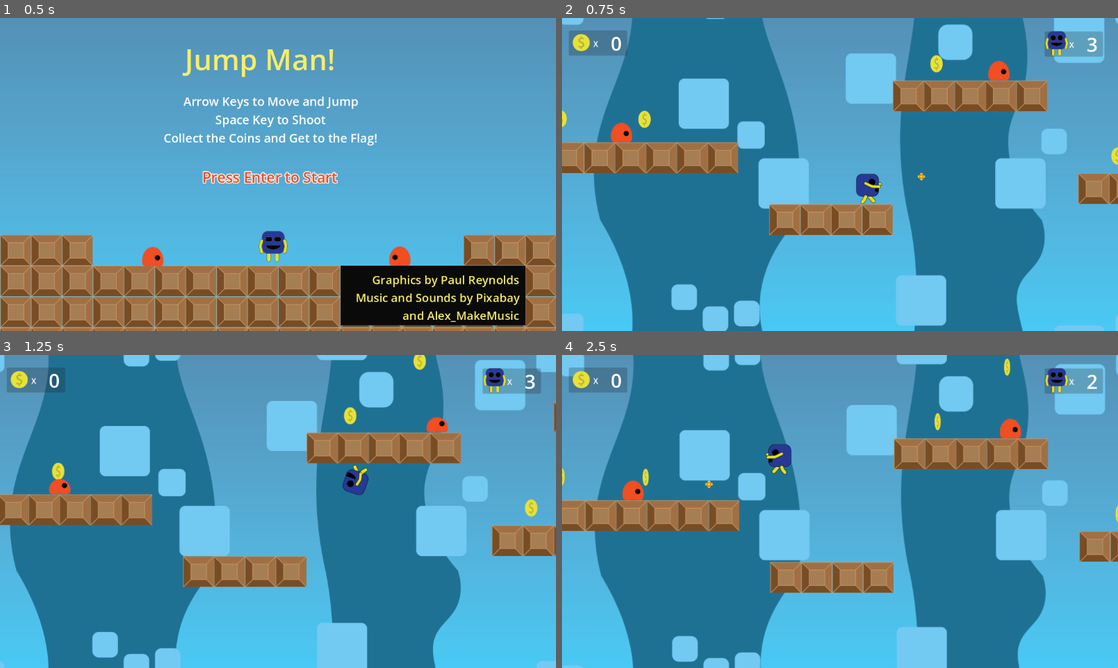
Above: before the commit, frames 1-4 (two rows, left to right).
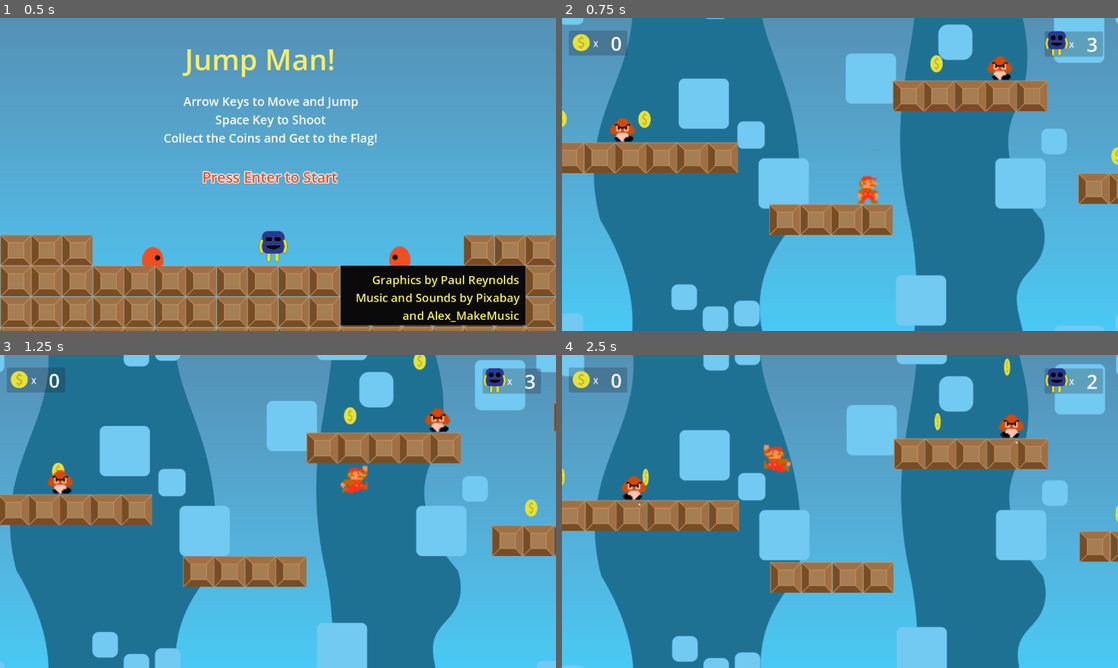
Above: after the commit, the same moments.

Repository: preynolds-alpine/godot-4-platformer
Game: Godot game, scene res://title_screens/start_screen.tscn
Two runs of this game, one before a commit and one after it. Both use one fixed random seed, a clock stepped at 60 frames per second and the inputs below. Sound files missing from this copy of the repository are replaced by a short silence.
Inputs:
- Up to frame 1 (0.5 s): no input
- Up to frame 2 (0.75 s): tap Enter (start_game) at 0.5 s; hold D (move_right) from 0.53 s (still down); tap Space (shoot) at 0.6 s
- Up to frame 3 (1.25 s): keep holding D (move_right); tap W (jump) at 0.77, 1.07 s; tap Enter (start_game) at 0.8 s
- Up to frame 4 (2.5 s): tap Enter (start_game) at 1.35 s; tap W (jump) at 1.52, 1.55, 1.82, 2.1 s; release D (move_right) at 2.03 s; hold A (move_left) from 2.03 s (still down); tap Space (shoot) at 2.3 s

Frame 1 is identical in both runs. In frame 2, 1.0% of the frame differs, in the area x 8-82%, y 12-60%; in frame 3, 0.9%; in frame 4, 1.0%, in the area x 10-84%, y 18-48%.

Commit message:
Player and Enemy Images
Changed the images for the enemy and mario

Diff:
--- a/enemy/enemy.gd
+++ b/enemy/enemy.gd
@@ -8,10 +8,10 @@
 var direction = 1
 var can_die = true
 var active = false #this will change when the enemy is on screen
-var bullet = preload("res://enemy/enemy_bullet.tscn")
+#var bullet = preload("res://enemy/enemy_bullet.tscn")
 var enemy_death_scene = preload("res://enemy/enemy_death.tscn")
-@export var shoot_time_min: int = 2
-@export var shoot_time_max: int = 5
+#@export var shoot_time_min: int = 2
+#@export var shoot_time_max: int = 5
 
 func _ready():
 	#change the position of the edge checker to the edge of the feet
@@ -19,7 +19,7 @@
 	#make it so we can generate random numbers
 	randomize()
 	#Set the wait time to a new values for shooting and changing direction
-	$Shoot_Timer.wait_time = randi_range(shoot_time_min, shoot_time_max )
+#	$Shoot_Timer.wait_time = randi_range(shoot_time_min, shoot_time_max )
 	$Change_Direction_Timer.wait_time = randi_range(2, 7)
 
 func _physics_process(delta):
@@ -82,28 +82,28 @@
 
 func _on_visible_on_screen_notifier_2d_screen_entered():
 	active = true
-	$Shoot_Timer.start()
+#	$Shoot_Timer.start()
 
 
 func _on_visible_on_screen_notifier_2d_screen_exited():
 	active = false
-	$Shoot_Timer.paused = true
+#	$Shoot_Timer.paused = true
 
-func _on_shoot_timer_timeout():
-	#create a new bullet object and add it to the level
-	var new_bullet = bullet.instantiate()
-	new_bullet.transform = $Muzzle.global_transform
-	new_bullet.position.x += $Feet.shape.get_size().x / 2 * direction
-	new_bullet.set_direction(direction)
-	owner.add_child(new_bullet)
-	$Shoot_Sound.play()
-	#play the enemy's shoot animation
-	$AnimatedSprite2D.play("shoot")
-	await $AnimatedSprite2D.animation_finished
-	#go back to playing walk
-	$AnimatedSprite2D.play("walk")
-	#create a new wait time with a random number between min and max
-	$Shoot_Timer.wait_time = randi_range(shoot_time_min, shoot_time_max)
+#func _on_shoot_timer_timeout():
+#	#create a new bullet object and add it to the level
+#	var new_bullet = bullet.instantiate()
+#	new_bullet.transform = $Muzzle.global_transform
+#	new_bullet.position.x += $Feet.shape.get_size().x / 2 * direction
+#	new_bullet.set_direction(direction)
+#	owner.add_child(new_bullet)
+#	$Shoot_Sound.play()
+#	#play the enemy's shoot animation
+#	$AnimatedSprite2D.play("shoot")
+#	await $AnimatedSprite2D.animation_finished
+#	#go back to playing walk
+#	$AnimatedSprite2D.play("walk")
+#	#create a new wait time with a random number between min and max
+#	$Shoot_Timer.wait_time = randi_range(shoot_time_min, shoot_time_max)
 
 
 
--- a/enemy/enemy.tscn
+++ b/enemy/enemy.tscn
@@ -1,44 +1,29 @@
-[gd_scene load_steps=12 format=3 uid="uid://c4a5a0ljy8m1k"]
+[gd_scene load_steps=11 format=3 uid="uid://c4a5a0ljy8m1k"]
 
 [ext_resource type="Script" path="res://enemy/enemy.gd" id="1_kov08"]
-[ext_resource type="Texture2D" uid="uid://dtvleuaxhbasl" path="res://enemy/enemy.png" id="2_8ypyn"]
-[ext_resource type="Texture2D" uid="uid://cnrvdf24we4lb" path="res://enemy/enemy Shoot.png" id="2_ujkcy"]
+[ext_resource type="Texture2D" uid="uid://cit7yxdc4xruu" path="res://player/goomba-spritesheet.png" id="2_666sr"]
 [ext_resource type="AudioStream" uid="uid://bgh7jijrm1vn1" path="res://enemy/enemy_shoot_sound.ogg" id="4_hhebi"]
 
-[sub_resource type="AtlasTexture" id="AtlasTexture_lj5wx"]
-atlas = ExtResource("2_8ypyn")
-region = Rect2(65, 0, 65, 65)
+[sub_resource type="AtlasTexture" id="AtlasTexture_og02t"]
+atlas = ExtResource("2_666sr")
+region = Rect2(19, 0, 19, 22)
 
-[sub_resource type="AtlasTexture" id="AtlasTexture_kovit"]
-atlas = ExtResource("2_8ypyn")
-region = Rect2(0, 0, 65, 65)
+[sub_resource type="AtlasTexture" id="AtlasTexture_r7j41"]
+atlas = ExtResource("2_666sr")
+region = Rect2(38, 0, 19, 22)
 
 [sub_resource type="SpriteFrames" id="SpriteFrames_uojud"]
 animations = [{
 "frames": [{
 "duration": 1.0,
-"texture": ExtResource("2_ujkcy")
+"texture": SubResource("AtlasTexture_og02t")
 }, {
 "duration": 1.0,
-"texture": ExtResource("2_ujkcy")
-}, {
-"duration": 1.0,
-"texture": ExtResource("2_ujkcy")
-}],
-"loop": false,
-"name": &"shoot",
-"speed": 5.0
-}, {
-"frames": [{
-"duration": 1.0,
-"texture": SubResource("AtlasTexture_lj5wx")
-}, {
-"duration": 1.0,
-"texture": SubResource("AtlasTexture_kovit")
+"texture": SubResource("AtlasTexture_r7j41")
 }],
 "loop": true,
 "name": &"walk",
-"speed": 2.0
+"speed": 4.0
 }]
 
 [sub_resource type="RectangleShape2D" id="RectangleShape2D_k6aq6"]
@@ -59,8 +44,10 @@
 script = ExtResource("1_kov08")
 
 [node name="AnimatedSprite2D" type="AnimatedSprite2D" parent="."]
+position = Vector2(0, 10)
+scale = Vector2(3.182, 3)
 sprite_frames = SubResource("SpriteFrames_uojud")
-animation = &"shoot"
+animation = &"walk"
 autoplay = "walk"
 
 [node name="Feet" type="CollisionShape2D" parent="."]
--- a/levels/level_1.tscn
+++ b/levels/level_1.tscn
@@ -140,15 +140,12 @@
 
 [node name="Enemy" parent="Enemies" instance=ExtResource("7_kpgq5")]
 position = Vector2(505, 467)
-shoot_time_max = 6
 
 [node name="Enemy2" parent="Enemies" instance=ExtResource("7_kpgq5")]
 position = Vector2(1287, 341)
 
 [node name="Enemy3" parent="Enemies" instance=ExtResource("7_kpgq5")]
 position = Vector2(1959, 728)
-shoot_time_min = 1
-shoot_time_max = 6
 
 [node name="Enemy4" parent="Enemies" instance=ExtResource("7_kpgq5")]
 position = Vector2(2064, 345)
--- a/player/player.gd
+++ b/player/player.gd
@@ -14,10 +14,10 @@
 var jump_count = 0
 var last_direction
 var cool_down = true
-var bullet = preload("res://player/player_bullet.tscn")
+#var bullet = preload("res://player/player_bullet.tscn")
 var death_scene = preload("res://player/player_death.tscn")
-enum State {idle, walk, jump, shoot}
-@onready var start_muzzle_position = $Muzzle.position.x
+enum State {idle, walk, jump}
+#@onready var start_muzzle_position = $Muzzle.position.x
 #this function runs when the player is loaded into a scene
 func _ready():
 	current_state = State.idle
@@ -28,8 +28,7 @@
 	player_falling(delta)#add gravity to player
 	player_walk()#is the player moving left or right
 	player_jump()#is the player jumping
-	muzzle_position()#set the position of the muzzle
-	player_shoot()#is the player shooting
+#	muzzle_position()#set the position of the muzzle
 	move_and_slide()#This will actually move the player to a new position
 	player_animation()#change the player's animation
 	#print("Current State: ", State.keys()[current_state])
@@ -64,8 +63,8 @@
 		$AnimatedSprite2D.play("walk")
 	elif current_state == State.jump:
 		$AnimatedSprite2D.play("jump")
-	elif current_state == State.shoot:
-		$AnimatedSprite2D.play("shoot")
+	#elif current_state == State.shoot:
+	#	$AnimatedSprite2D.play("shoot")
 	#flip horizontally if facing different direction
 	if last_direction < 0:
 		$AnimatedSprite2D.flip_h = true
@@ -85,26 +84,26 @@
 		velocity.x = direction * speed#change my x movement by direction and speed
 		last_direction = direction
 
-func player_shoot():
+#func player_shoot():
 	#only shoot if shoot button pressed and cooled down
-	if Input.is_action_just_pressed("shoot") and cool_down:
-		current_state = State.shoot
-		$Cool_Down_Timer.start()#Start the cool down time
-		var new_bullet = bullet.instantiate() #Create a new bullet object
-		new_bullet.transform = $Muzzle.get_global_transform()#Move that new bullet to the Muzzle
-		new_bullet.set_direction(last_direction)
-		$Shoot_Sound.play()
-		owner.add_child(new_bullet)#Add the bullet object to the level
-		cool_down = false
+#	if Input.is_action_just_pressed("shoot") and cool_down:
+#		current_state = State.shoot
+#		$Cool_Down_Timer.start()#Start the cool down time
+#		var new_bullet = bullet.instantiate() #Create a new bullet object
+#		new_bullet.transform = $Muzzle.get_global_transform()#Move that new bullet to the Muzzle
+#		new_bullet.set_direction(last_direction)
+#		$Shoot_Sound.play()
+#		owner.add_child(new_bullet)#Add the bullet object to the level
+#		cool_down = false
 
-func muzzle_position():
+#func muzzle_position():
 	#move the muzzle position if our direction changes
 	#if the direction is positive, the muzzle position is positive
 	#if the direction is negative, the muzzle position is negative
-	if direction > 0:
-		$Muzzle.position.x = start_muzzle_position
-	elif direction < 0:
-		$Muzzle.position.x = -start_muzzle_position
+#	if direction > 0:
+#		$Muzzle.position.x = start_muzzle_position
+#	elif direction < 0:
+#		$Muzzle.position.x = -start_muzzle_position
 
 func _on_cool_down_timer_timeout():
 	cool_down = true #reset cool down to true after timer ends
--- a/player/player.tscn
+++ b/player/player.tscn
@@ -18,11 +18,11 @@
 script = ExtResource("1_rfpi8")
 
 [node name="AnimatedSprite2D" type="AnimatedSprite2D" parent="."]
+position = Vector2(-2, -26)
+scale = Vector2(3.5, 3.5)
 sprite_frames = ExtResource("2_ywxma")
-animation = &"shoot"
+animation = &"idle"
 autoplay = "idle"
-frame = 5
-frame_progress = 1.0
 
 [node name="CollisionShape2D" type="CollisionShape2D" parent="."]
 position = Vector2(0, 4)
--- a/player/player_anim.tres
+++ b/player/player_anim.tres
@@ -1,147 +1,48 @@
-[gd_resource type="SpriteFrames" load_steps=29 format=3 uid="uid://b210nhn4osppa"]
+[gd_resource type="SpriteFrames" load_steps=11 format=3 uid="uid://b210nhn4osppa"]
 
-[ext_resource type="Texture2D" uid="uid://cu40e1rreplwg" path="res://player/idle_side.png" id="1_lsxv7"]
-[ext_resource type="Texture2D" uid="uid://b7n2glsdrovdm" path="res://player/player_side_jump.png" id="2_b24i4"]
-[ext_resource type="Texture2D" uid="uid://b6jiklxdkehvk" path="res://player/player_shoot.png" id="3_0vqav"]
-[ext_resource type="Texture2D" uid="uid://1tdeah85mg1f" path="res://player/player_walk.png" id="4_fj50i"]
+[ext_resource type="Texture2D" uid="uid://cc56v1sl0pwi0" path="res://player/mario-spritesheet.png" id="1_n5bxq"]
 
-[sub_resource type="AtlasTexture" id="AtlasTexture_e888m"]
-atlas = ExtResource("1_lsxv7")
-region = Rect2(0, 0, 64, 66)
+[sub_resource type="AtlasTexture" id="AtlasTexture_hl2cn"]
+atlas = ExtResource("1_n5bxq")
+region = Rect2(32, 32, 16, 32)
 
-[sub_resource type="AtlasTexture" id="AtlasTexture_kqowc"]
-atlas = ExtResource("1_lsxv7")
-region = Rect2(64, 0, 64, 66)
+[sub_resource type="AtlasTexture" id="AtlasTexture_c1203"]
+atlas = ExtResource("1_n5bxq")
+region = Rect2(160, 32, 16, 32)
 
-[sub_resource type="AtlasTexture" id="AtlasTexture_gog1o"]
-atlas = ExtResource("1_lsxv7")
-region = Rect2(128, 0, 64, 66)
+[sub_resource type="AtlasTexture" id="AtlasTexture_q263k"]
+atlas = ExtResource("1_n5bxq")
+region = Rect2(176, 32, 16, 32)
 
-[sub_resource type="AtlasTexture" id="AtlasTexture_rv6qi"]
-atlas = ExtResource("1_lsxv7")
-region = Rect2(192, 0, 64, 66)
+[sub_resource type="AtlasTexture" id="AtlasTexture_6uq12"]
+atlas = ExtResource("1_n5bxq")
+region = Rect2(112, 32, 16, 32)
 
-[sub_resource type="AtlasTexture" id="AtlasTexture_ikc8h"]
-atlas = ExtResource("1_lsxv7")
-region = Rect2(256, 0, 64, 66)
+[sub_resource type="AtlasTexture" id="AtlasTexture_l62ib"]
+atlas = ExtResource("1_n5bxq")
+region = Rect2(192, 32, 16, 32)
 
-[sub_resource type="AtlasTexture" id="AtlasTexture_vgw7q"]
-atlas = ExtResource("1_lsxv7")
-region = Rect2(320, 0, 64, 66)
+[sub_resource type="AtlasTexture" id="AtlasTexture_yivvc"]
+atlas = ExtResource("1_n5bxq")
+region = Rect2(208, 32, 16, 32)
 
-[sub_resource type="AtlasTexture" id="AtlasTexture_wiitr"]
-atlas = ExtResource("1_lsxv7")
-region = Rect2(384, 0, 64, 66)
+[sub_resource type="AtlasTexture" id="AtlasTexture_8jtc2"]
+atlas = ExtResource("1_n5bxq")
+region = Rect2(48, 32, 16, 32)
 
-[sub_resource type="AtlasTexture" id="AtlasTexture_5c65m"]
-atlas = ExtResource("1_lsxv7")
-region = Rect2(448, 0, 64, 66)
+[sub_resource type="AtlasTexture" id="AtlasTexture_mr1ik"]
+atlas = ExtResource("1_n5bxq")
+region = Rect2(64, 32, 16, 32)
 
-[sub_resource type="AtlasTexture" id="AtlasTexture_cfixi"]
-atlas = ExtResource("2_b24i4")
-region = Rect2(0, 0, 64, 65)
-
-[sub_resource type="AtlasTexture" id="AtlasTexture_6dcve"]
-atlas = ExtResource("2_b24i4")
-region = Rect2(64, 0, 64, 65)
-
-[sub_resource type="AtlasTexture" id="AtlasTexture_1iiwn"]
-atlas = ExtResource("2_b24i4")
-region = Rect2(128, 0, 64, 65)
-
-[sub_resource type="AtlasTexture" id="AtlasTexture_gdavf"]
-atlas = ExtResource("2_b24i4")
-region = Rect2(192, 0, 64, 65)
-
-[sub_resource type="AtlasTexture" id="AtlasTexture_450sa"]
-atlas = ExtResource("2_b24i4")
-region = Rect2(256, 0, 64, 65)
-
-[sub_resource type="AtlasTexture" id="AtlasTexture_f7h5k"]
-atlas = ExtResource("2_b24i4")
-region = Rect2(320, 0, 64, 65)
-
-[sub_resource type="AtlasTexture" id="AtlasTexture_55psk"]
-atlas = ExtResource("2_b24i4")
-region = Rect2(384, 0, 64, 65)
-
-[sub_resource type="AtlasTexture" id="AtlasTexture_w3bao"]
-atlas = ExtResource("2_b24i4")
-region = Rect2(448, 0, 64, 65)
-
-[sub_resource type="AtlasTexture" id="AtlasTexture_jnglt"]
-atlas = ExtResource("2_b24i4")
-region = Rect2(512, 0, 64, 65)
-
-[sub_resource type="AtlasTexture" id="AtlasTexture_uces7"]
-atlas = ExtResource("3_0vqav")
-region = Rect2(0, 0, 66, 64)
-
-[sub_resource type="AtlasTexture" id="AtlasTexture_ohxeh"]
-atlas = ExtResource("4_fj50i")
-region = Rect2(0, 0, 64, 64)
-
-[sub_resource type="AtlasTexture" id="AtlasTexture_mu5m0"]
-atlas = ExtResource("4_fj50i")
-region = Rect2(64, 0, 64, 64)
-
-[sub_resource type="AtlasTexture" id="AtlasTexture_xs8qu"]
-atlas = ExtResource("4_fj50i")
-region = Rect2(128, 0, 64, 64)
-
-[sub_resource type="AtlasTexture" id="AtlasTexture_bkfui"]
-atlas = ExtResource("4_fj50i")
-region = Rect2(192, 0, 64, 64)
-
-[sub_resource type="AtlasTexture" id="AtlasTexture_01li6"]
-atlas = ExtResource("4_fj50i")
-region = Rect2(256, 0, 64, 64)
-
-[sub_resource type="AtlasTexture" id="AtlasTexture_ovr8h"]
-atlas = ExtResource("4_fj50i")
-region = Rect2(320, 0, 64, 64)
+[sub_resource type="AtlasTexture" id="AtlasTexture_ry7rl"]
+atlas = ExtResource("1_n5bxq")
+region = Rect2(80, 32, 16, 32)
 
 [resource]
 animations = [{
 "frames": [{
 "duration": 1.0,
-"texture": SubResource("AtlasTexture_e888m")
-}, {
-"duration": 1.0,
-"texture": SubResource("AtlasTexture_kqowc")
-}, {
-"duration": 1.0,
-"texture": SubResource("AtlasTexture_gog1o")
-}, {
-"duration": 1.0,
-"texture": SubResource("AtlasTexture_rv6qi")
-}, {
-"duration": 1.0,
-"texture": SubResource("AtlasTexture_ikc8h")
-}, {
-"duration": 1.0,
-"texture": SubResource("AtlasTexture_vgw7q")
-}, {
-"duration": 1.0,
-"texture": SubResource("AtlasTexture_wiitr")
-}, {
-"duration": 1.0,
-"texture": SubResource("AtlasTexture_5c65m")
-}, {
-"duration": 1.0,
-"texture": SubResource("AtlasTexture_e888m")
-}, {
-"duration": 1.0,
-"texture": SubResource("AtlasTexture_e888m")
-}, {
-"duration": 1.0,
-"texture": SubResource("AtlasTexture_e888m")
-}, {
-"duration": 1.0,
-"texture": SubResource("AtlasTexture_e888m")
-}, {
-"duration": 1.0,
-"texture": SubResource("AtlasTexture_e888m")
+"texture": SubResource("AtlasTexture_hl2cn")
 }],
 "loop": true,
 "name": &"idle",
@@ -149,77 +50,36 @@
 }, {
 "frames": [{
 "duration": 1.0,
-"texture": SubResource("AtlasTexture_cfixi")
+"texture": SubResource("AtlasTexture_c1203")
 }, {
 "duration": 1.0,
-"texture": SubResource("AtlasTexture_6dcve")
+"texture": SubResource("AtlasTexture_q263k")
 }, {
 "duration": 1.0,
-"texture": SubResource("AtlasTexture_1iiwn")
+"texture": SubResource("AtlasTexture_6uq12")
 }, {
 "duration": 1.0,
-"texture": SubResource("AtlasTexture_gdavf")
+"texture": SubResource("AtlasTexture_6uq12")
 }, {
 "duration": 1.0,
-"texture": SubResource("AtlasTexture_450sa")
+"texture": SubResource("AtlasTexture_l62ib")
 }, {
 "duration": 1.0,
-"texture": SubResource("AtlasTexture_f7h5k")
-}, {
-"duration": 1.0,
-"texture": SubResource("AtlasTexture_55psk")
-}, {
-"duration": 1.0,
-"texture": SubResource("AtlasTexture_w3bao")
-}, {
-"duration": 1.0,
-"texture": SubResource("AtlasTexture_jnglt")
+"texture": SubResource("AtlasTexture_yivvc")
 }],
-"loop": true,
+"loop": false,
 "name": &"jump",
-"speed": 12.0
+"speed": 7.0
 }, {
 "frames": [{
 "duration": 1.0,
-"texture": SubResource("AtlasTexture_uces7")
+"texture": SubResource("AtlasTexture_8jtc2")
 }, {
 "duration": 1.0,
-"texture": SubResource("AtlasTexture_uces7")
+"texture": SubResource("AtlasTexture_mr1ik")
 }, {
 "duration": 1.0,
-"texture": SubResource("AtlasTexture_uces7")
-}, {
-"duration": 1.0,
-"texture": SubResource("AtlasTexture_uces7")
-}, {
-"duration": 1.0,
-"texture": SubResource("AtlasTexture_uces7")
-}, {
-"duration": 1.0,
-"texture": SubResource("AtlasTexture_uces7")
-}],
-"loop": false,
-"name": &"shoot",
-"speed": 5.0
-}, {
-"frames": [{
-"duration": 1.0,
-"texture": SubResource("AtlasTexture_ohxeh")
-}, {
-"duration": 1.0,
-"texture": SubResource("AtlasTexture_mu5m0")
-}, {
-"duration": 1.0,
-"texture": SubResource("AtlasTexture_xs8qu")
-}, {
-"duration": 1.0,
-"texture": SubResource("AtlasTexture_bkfui")
-}, {
-"duration": 1.0,
-"texture": SubResource("AtlasTexture_01li6")
-}, {
-"duration": 1.0,
-"texture": SubResource("AtlasTexture_ovr8h")
+"texture": SubResource("AtlasTexture_ry7rl")
 }],
 "loop": true,
 "name": &"walk",
Binary file added: player/goomba-spritesheet.png
Not shown, added: player/goomba-spritesheet.png.import
Binary file added: player/mario-objects.png
Not shown, added: player/mario-objects.png.import
Binary file added: player/mario-spritesheet.png
Not shown, added: player/mario-spritesheet.png.import
Binary file added: player/turtle-spritesheet.png
Not shown, added: player/turtle-spritesheet.png.import
